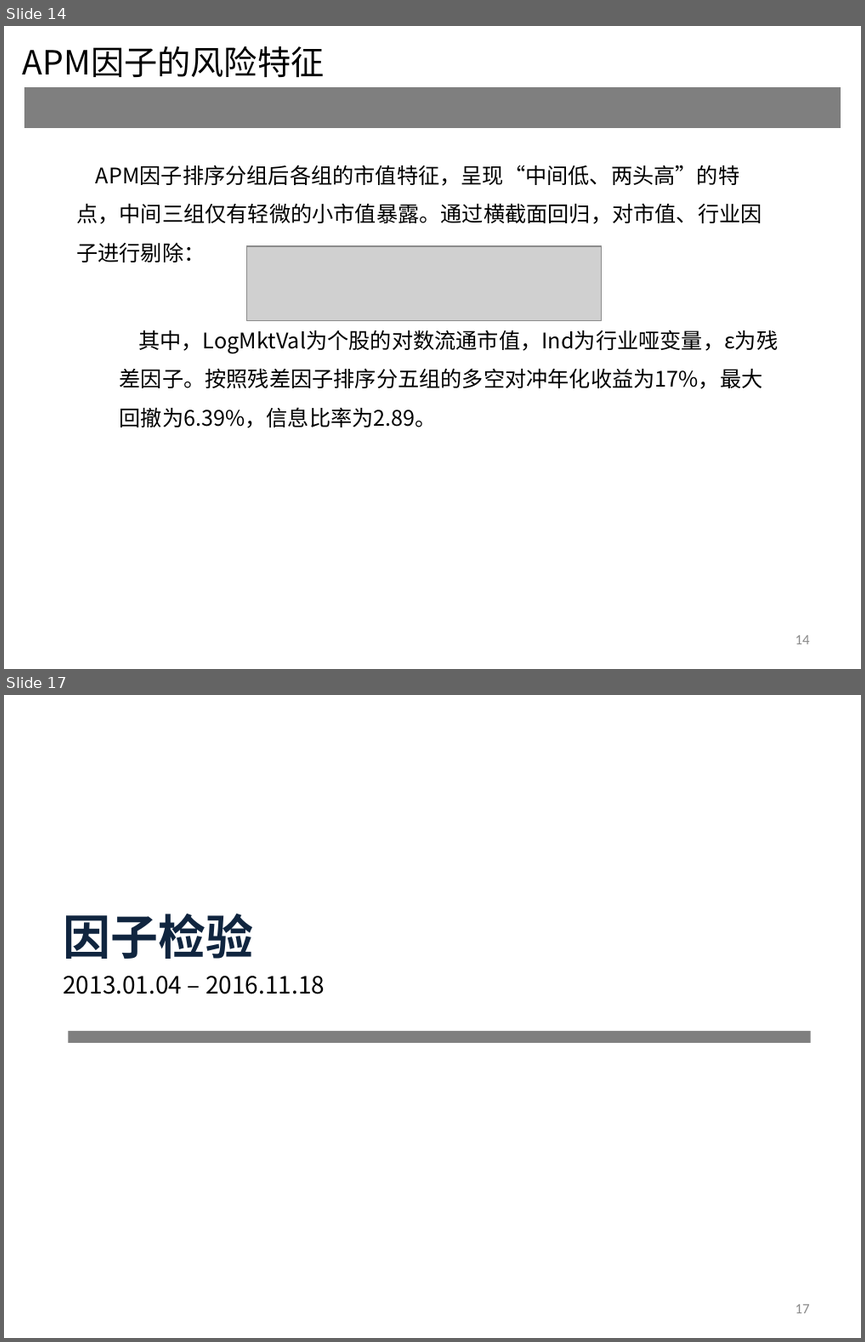
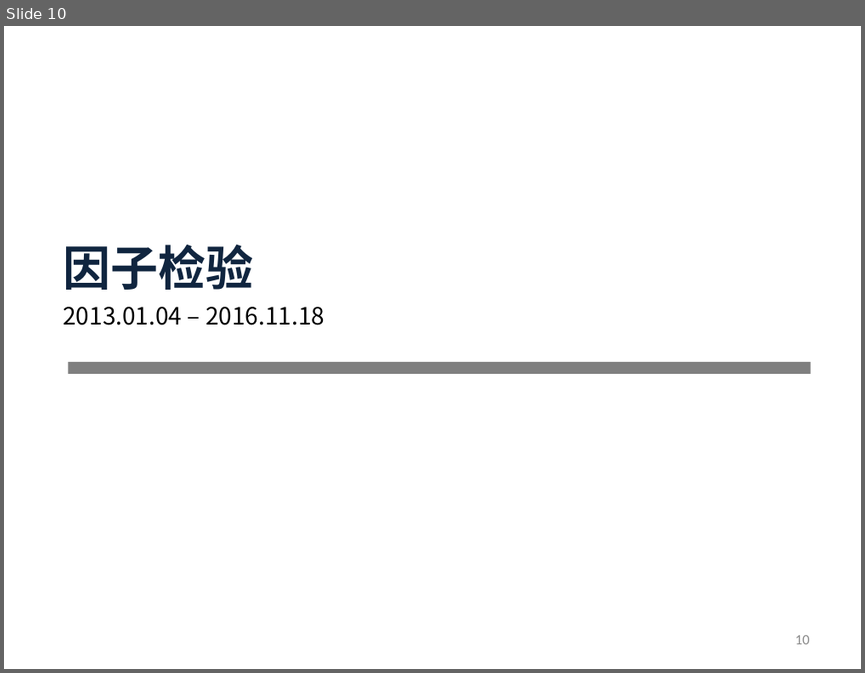
Before and after one commit to rafs/MultiFactor, a slide deck: doc/SmartQ因子.ppt. Shown one above the other, each under a label of ours: slides 14 and 17 before the commit, slide 10 after it; the slides between them are not shown. The pictures are 865x1342 and 865x673 pixels, drawn with LibreOffice and Linux fonts; fonts in the diff are those of the drawing; grey boxes stand for pictures. Boxes give left, top, right and bottom in pixels: in the first picture for what was removed or moved away, otherwise in the second. Text is boxed around its words. In the diff, an @@ line names an element or a change of style, - is before the commit and + after.

```diff
--- a/doc/SmartQ因子.ppt
+++ b/doc/SmartQ因子.ppt
@@ slide 14 removed at [4, 26, 861, 669], background #FFFFFF @@
@@ text removed at [23, 46, 324, 77] @@
-APM因子的风险特征
@@ table removed at [24, 86, 840, 100], 1 rows, 1 columns @@
-
@@ text removed at [76, 165, 778, 428] @@
-APM因子排序分组后各组的市值特征，呈现“中间低、两头高”的特点，中间三组仅有轻微的小市值暴露。通过横截面回归，对市值、行业因子进行剔除：
-其中，LogMktVal为个股的对数流通市值，Ind为行业哑变量，ε为残差因子。按照残差因子排序分五组的多空对冲年化收益为17%，最大回撤为6.39%，信息比率为2.89。
@@ picture removed at [247, 246, 602, 321] @@
@@ page number removed at [795, 635, 810, 644] @@
-14
@@ what was slide 17 is now slide 10 @@
@@ page number at [795, 635, 810, 644]: text changed @@
-17
+10
```
Also in this commit, not shown: 8 slides changed, 7 slides added, 12 other slides removed, 9 other files.
